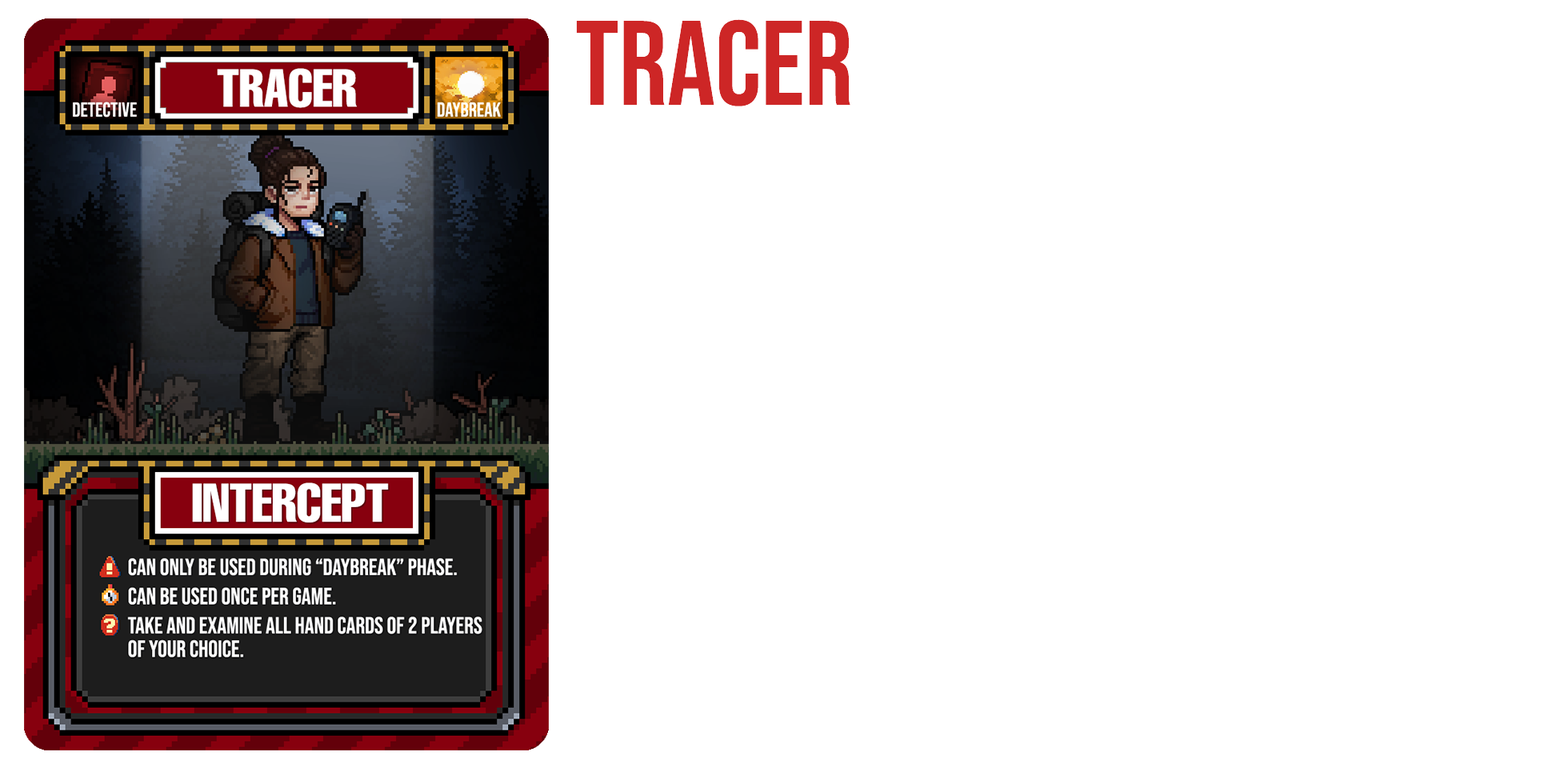
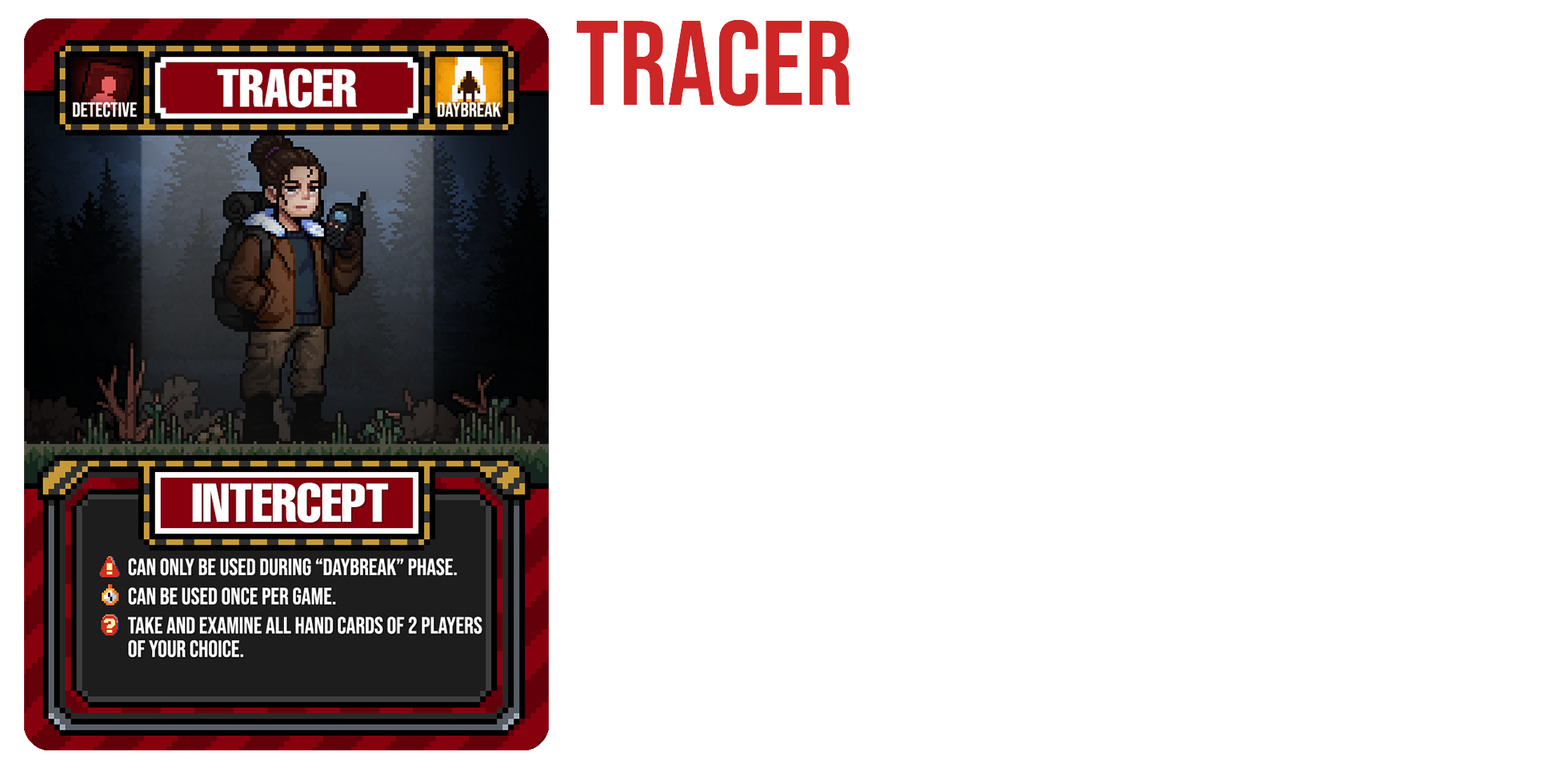
Layered file, before and after one edit (1568x768). Changes by layer:
painted on "Layer 5" over (435, 56, 504, 120)